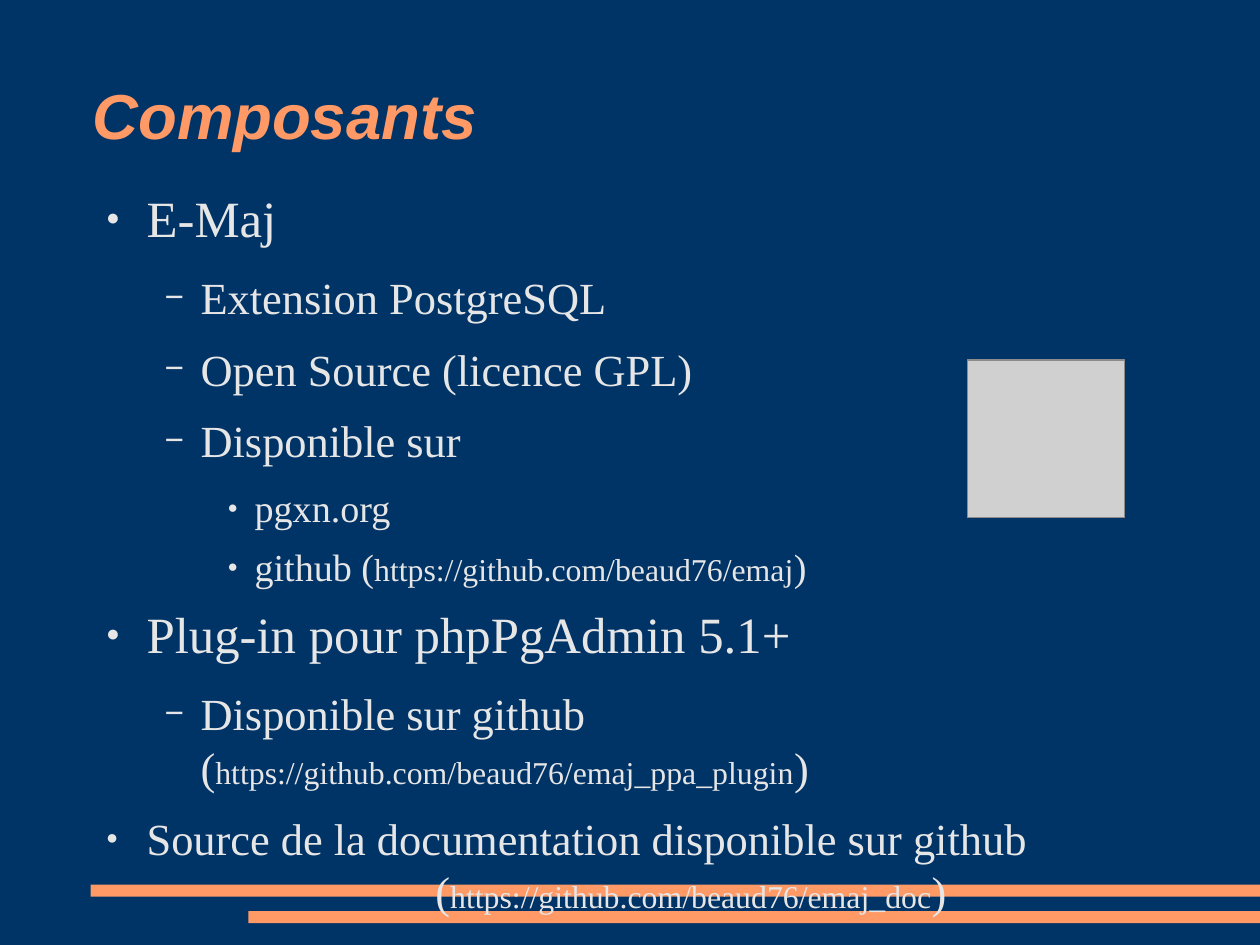
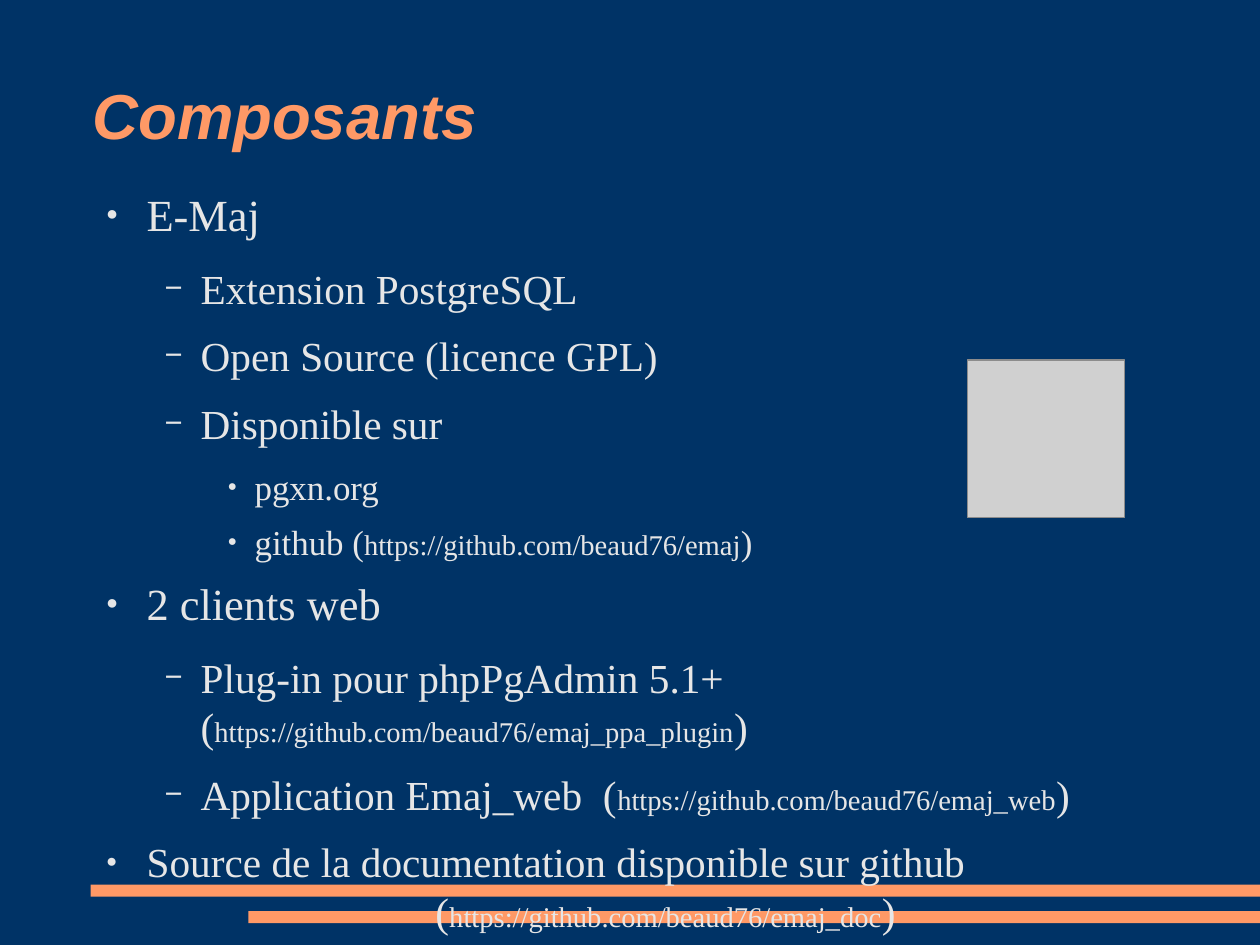
Before and after one commit to beaud76/emaj_doc, a slide deck: slide 2 of Emaj_pres_fr.odp. Drawn at 1260x945 pixels with LibreOffice and Linux fonts; fonts in the diff are those of the drawing; grey boxes stand for pictures. Boxes give left, top, right and bottom in pixels: in the first picture for what was removed or moved away, otherwise in the second. Text is boxed around its words. In the diff, an @@ line names an element or a change of style, - is before the commit and + after.

```diff
--- a/Emaj_pres_fr.odp
+++ b/Emaj_pres_fr.odp
@@ text at <box>147,201,964,933</box>: size 32 to 28 pt in "E-Maj"; size 28 to 26 pt in "Extension PostgreSQL", "Open Source (licence GPL)", "Disponible sur", "Source de la documentation disponible sur github ..."; size 24 to 22 pt in "pgxn.org", "github (https://github.com/beaud76/emaj)"; size 20 to 18 pt in "(https://github.com/beaud76/emaj)", "(https://github.com/beaud76/emaj_doc)" @@
@@ text at <box>147,589,1055,818</box>: text changed; size 20 to 18 pt @@
-● Plug-in pour phpPgAdmin 5.1+
-  − Disponible sur github (https://github.com/beaud76/emaj_ppa_plugin)
+● 2 clients web
+  − Plug-in pour phpPgAdmin 5.1+
+    (https://github.com/beaud76/emaj_ppa_plugin)
+  − Application Emaj_web (https://github.com/beaud76/emaj_web)
```
Also in this commit, not shown: 7 other slides changed, 3 other files.
